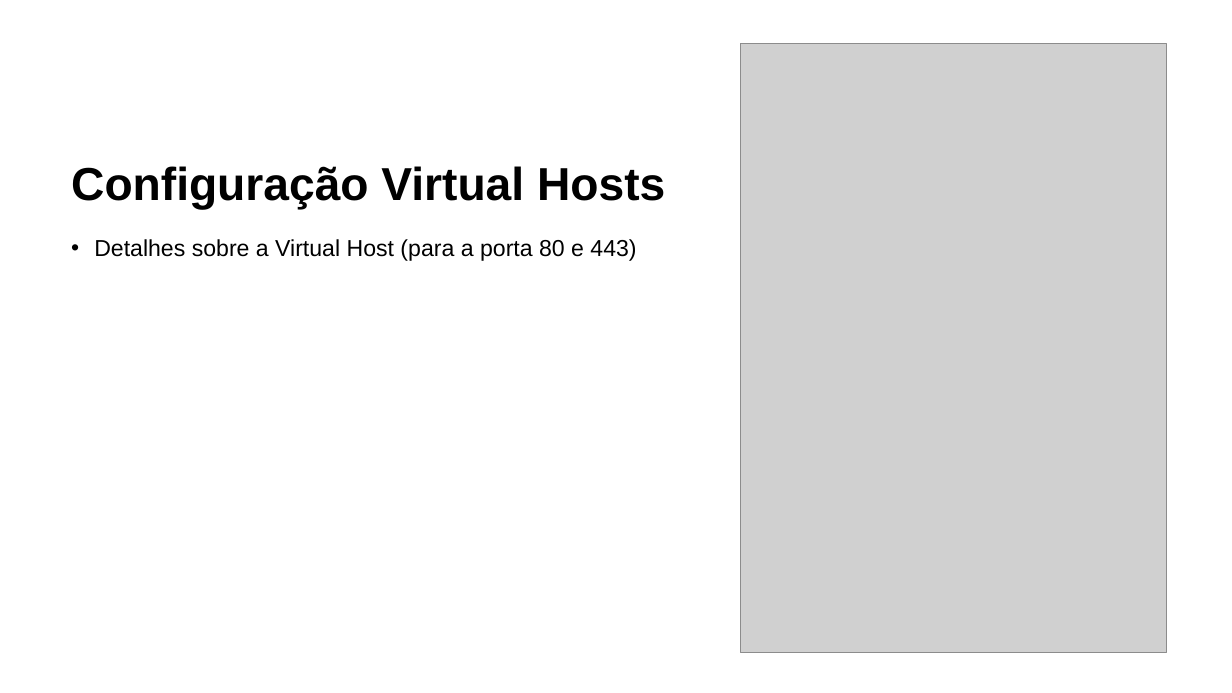
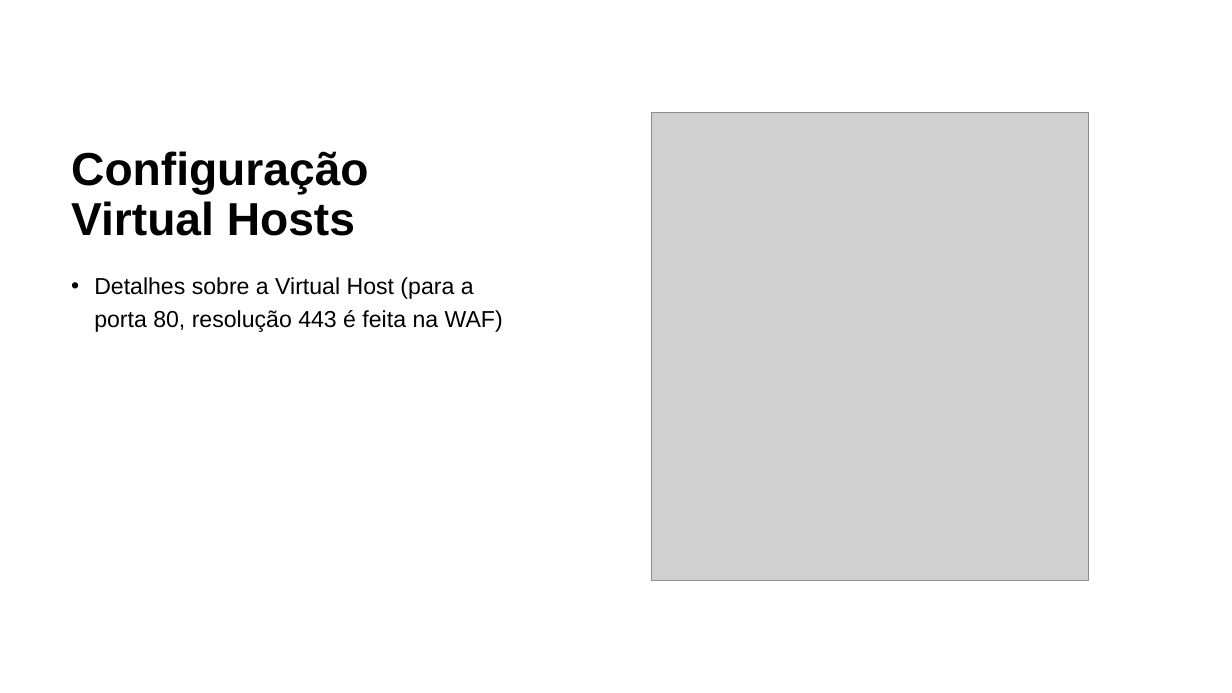
Before and after one commit to MartinhoCaeiro/WAF-Guide, a slide deck: slide 10 of Presentation/SlidesApresentaçãoProjeto.pptx. Drawn at 1232x693 pixels with LibreOffice and Linux fonts; fonts in the diff are those of the drawing; grey boxes stand for pictures. Boxes give left, top, right and bottom in pixels: in the first picture for what was removed or moved away, otherwise in the second. Text is boxed around its words. In the diff, an @@ line names an element or a change of style, - is before the commit and + after.

Commit message:
Virtual Hosts finalmente funcionais, atualização de relatório e powerpoint

```diff
--- a/Presentation/SlidesApresentaçãoProjeto.pptx
+++ b/Presentation/SlidesApresentaçãoProjeto.pptx
@@ title "Configuração Virtual Hosts" rewrapped from box(71, 166, 665, 210) to box(71, 151, 368, 236) @@
@@ picture: place and size @@
-picture at box(740, 43, 1166, 652)
+picture at box(653, 113, 1089, 580)
@@ text at box(94, 277, 503, 332): text changed @@
-• Detalhes sobre a Virtual Host (para a porta 80 e 443)
+• Detalhes sobre a Virtual Host (para a porta 80, resolução 443 é feita na WAF)
```
Also in this commit, not shown: 3 other slides changed, 14 other files.
